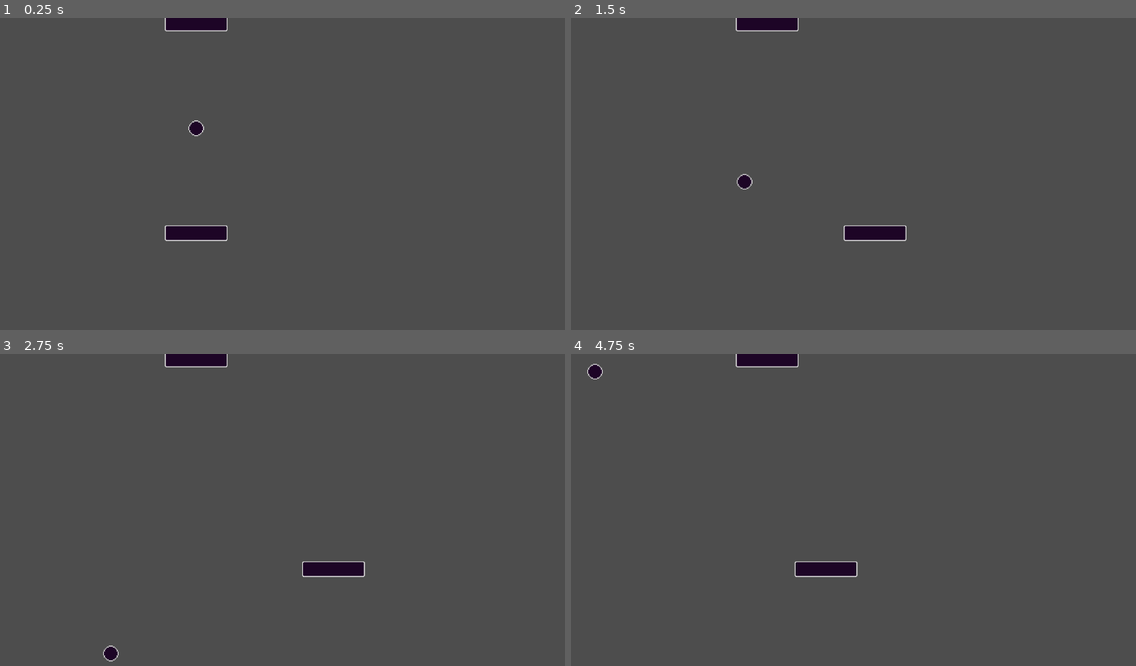
Above: before the commit, frames 1-4 (two rows, left to right).
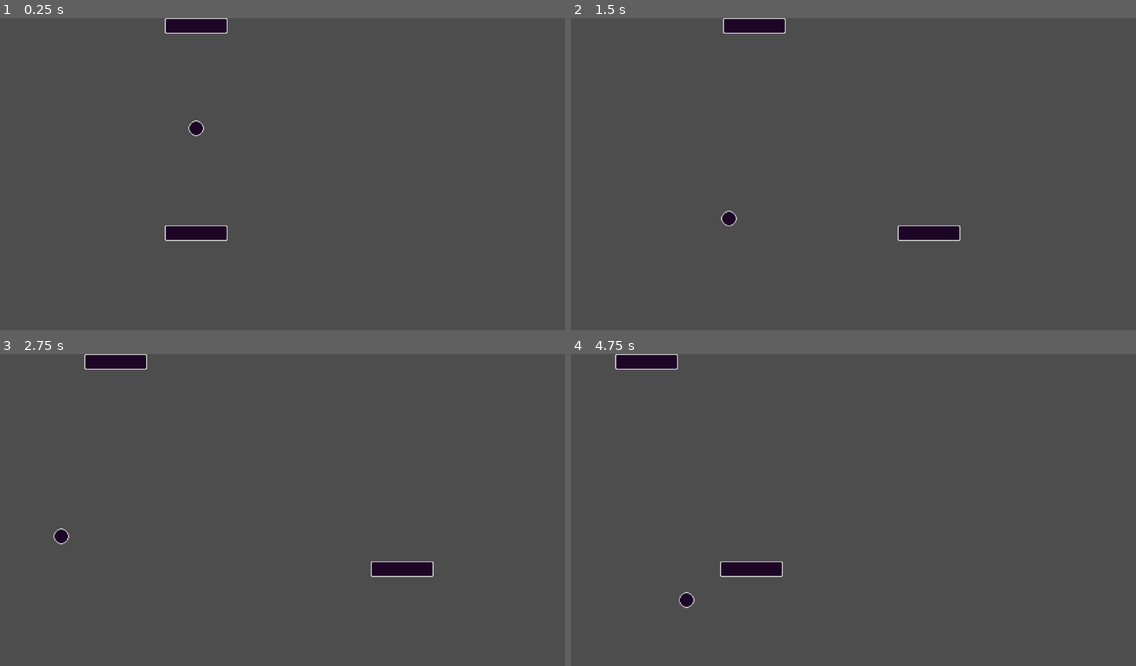
Above: after the commit, the same moments.

Repository: Efunim/Ping-Pong
Game: Godot game, scene res://scenes/levels/main.tscn
Same seed, same stepped clock (60 frames per second), same inputs: the game is played once before the commit and once after it.
Inputs:
- Up to frame 1 (0.25 s): no input
- Up to frame 2 (1.5 s): tap Enter at 0.5 s; hold D (move_right) 0.53-1.28 s; hold A (move_left) from 1.28 s (still down)
- Up to frame 3 (2.75 s): release A (move_left) at 2.03 s; hold D (move_right) from 2.03 s (still down)
- Up to frame 4 (4.75 s): release D (move_right) at 3.53 s; hold A (move_left) from 3.53 s (still down)

The runs differ from the first frame. In frame 1, 0.2% of the frame differs, in the area x 29-41%, y 0-5%; in frame 2, 1.5%; in frame 3, 2.3%; in frame 4, 2.3%, in the area x 2-51%, y 0-82%.

Commit message:
feat: implemented enemy movement

Diff:
--- a/scenes/entities/ball.tscn
+++ b/scenes/entities/ball.tscn
@@ -8,7 +8,6 @@
 
 [node name="Ball" type="CharacterBody2D" unique_id=1640360730]
 script = ExtResource("1_1pamd")
-speed = 350
 
 [node name="Sprite2D" type="Sprite2D" parent="." unique_id=134134632]
 texture = ExtResource("1_u0o5v")
--- a/scenes/entities/enemy.tscn
+++ b/scenes/entities/enemy.tscn
@@ -6,11 +6,11 @@
 [sub_resource type="RectangleShape2D" id="RectangleShape2D_67neu"]
 size = Vector2(128, 32)
 
-[node name="Enemy" type="CharacterBody2D"]
+[node name="Enemy" type="CharacterBody2D" unique_id=1536212242]
 script = ExtResource("1_67neu")
 
-[node name="Sprite2D" type="Sprite2D" parent="."]
+[node name="Sprite2D" type="Sprite2D" parent="." unique_id=1767705388]
 texture = ExtResource("1_d7j71")
 
-[node name="CollisionShape2D" type="CollisionShape2D" parent="."]
+[node name="CollisionShape2D" type="CollisionShape2D" parent="." unique_id=948685334]
 shape = SubResource("RectangleShape2D_67neu")
--- a/scenes/levels/main.tscn
+++ b/scenes/levels/main.tscn
@@ -43,13 +43,15 @@
 
 [node name="Player" parent="." unique_id=1064331733 instance=ExtResource("1_72ix8")]
 position = Vector2(80, 616)
+speed = 600
 
-[node name="Enemy" parent="." unique_id=620884627 instance=ExtResource("3_y0acb")]
+[node name="Enemy" parent="." unique_id=620884627 node_paths=PackedStringArray("ball") instance=ExtResource("3_y0acb")]
 position = Vector2(80, 24)
+speed = 600
+ball = NodePath("../Ball")
 
 [node name="Ball" parent="." unique_id=653229251 instance=ExtResource("4_j4d2a")]
-speed = 200.0
-max_speed = 700.0
+max_speed = 800.0
 
 [node name="Timer" type="Timer" parent="." unique_id=1565887942]
 one_shot = true
--- a/scripts/ball.gd
+++ b/scripts/ball.gd
@@ -1,6 +1,6 @@
 extends CharacterBody2D
 
-@export var speed: float = 200
+@export var speed: float = 400
 @export var max_speed: float = 400
 
 var direction_y: int = -1 # Shows which playe's side it is
@@ -10,8 +10,14 @@
 	if collision:
 		velocity = velocity.bounce(collision.get_normal())
 
-	if speed < max_speed:
-		speed += 0.5
+		var reflection = collision.get_remainder().bounce(collision.get_normal())
+		move_and_collide(reflection)
+
+		if speed < max_speed:
+			speed += 10
+
+func _draw() -> void:
+	draw_circle(Vector2.ZERO, 4, Color.RED)
 
 func launch():
 	# Randomise ball angle between around 215 and 330 deg
--- a/scripts/enemy.gd
+++ b/scripts/enemy.gd
@@ -1,3 +1,10 @@
 extends CharacterBody2D
 
 @export var speed: int = 400
+@export var ball: Node2D
+
+func _physics_process(delta: float) -> void:
+	velocity = Vector2.ZERO
+	velocity.x += position.direction_to(ball.position).x
+
+	move_and_collide(velocity * speed * delta)
Not shown: 1 places in scenes/entities/enemy.tscn that only renumber resources
